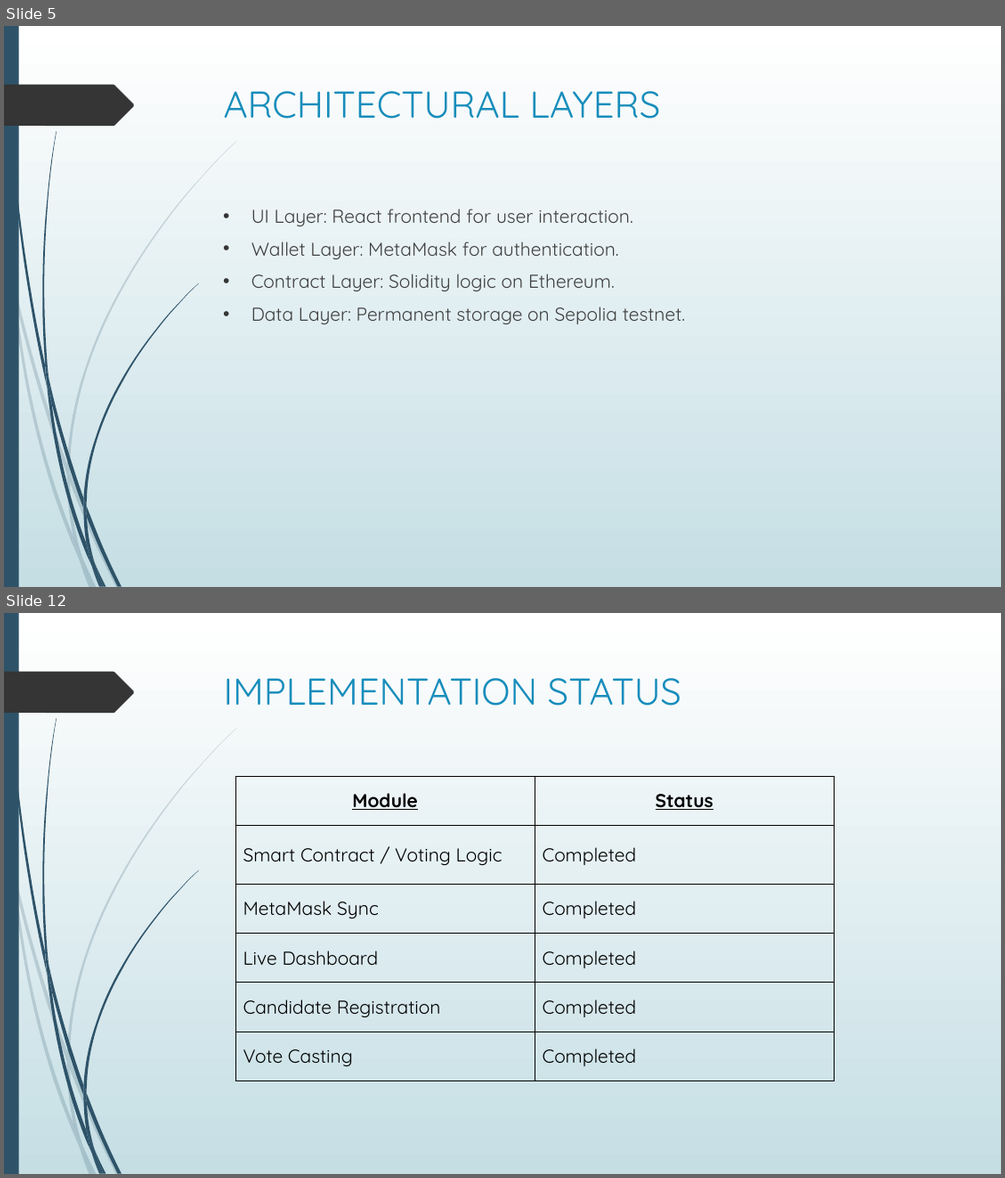
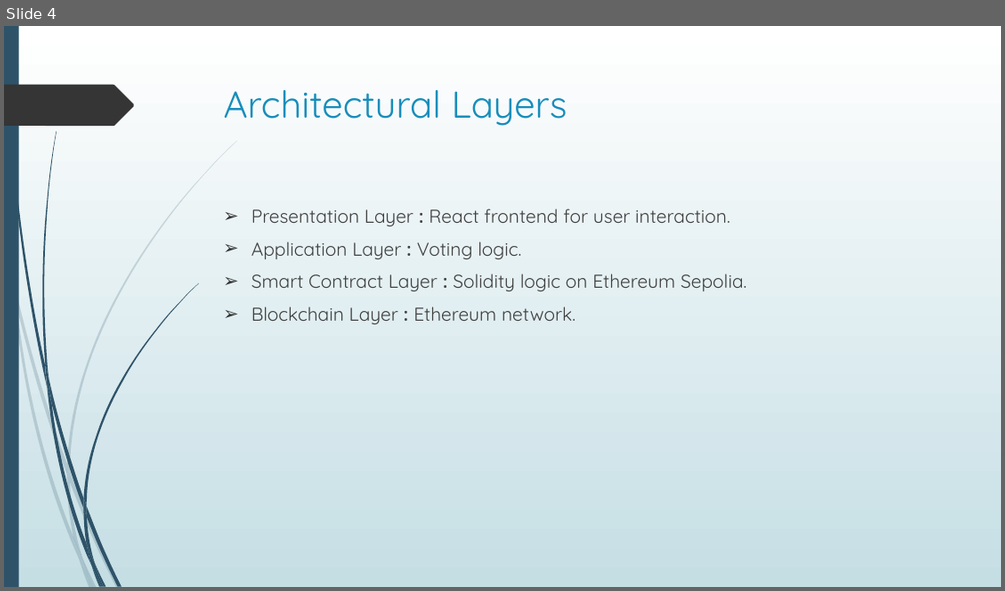
Before and after one commit to chigonglei/DAppSopolia, a slide deck: Presentation.pptx. Shown one above the other, each under a label of ours: slides 5 and 12 before the commit, slide 4 after it; the slides between them are not shown. The pictures are 1005x1178 and 1005x591 pixels, drawn with LibreOffice and Linux fonts; fonts in the diff are those of the drawing. Boxes give left, top, right and bottom in pixels: in the first picture for what was removed or moved away, otherwise in the second. Text is boxed around its words. In the diff, an @@ line names an element or a change of style, - is before the commit and + after.

```diff
--- a/Presentation.pptx
+++ b/Presentation.pptx
@@ slide 12 removed at box(4, 613, 1001, 1174), background gradient #FFFFFF to #C5DEE5; not listed: 24 template elements that a slide beside it also shows @@
@@ title removed at box(224, 678, 681, 706) @@
-IMPLEMENTATION STATUS
@@ table removed at box(235, 776, 834, 1081), 6 rows, 2 columns @@
-Module | Status
-Smart Contract / Voting Logic | Completed
-MetaMask Sync | Completed
-Live Dashboard | Completed
-Candidate Registration | Completed
-Vote Casting | Completed
@@ what was slide 5 is now slide 4 @@
@@ slide 4 changed as well @@
@@ title at box(224, 90, 567, 126): text changed @@
-ARCHITECTURAL LAYERS
+Architectural Layers
@@ text at box(251, 208, 746, 324): text changed @@
-• UI Layer: React frontend for user interaction.
-• Wallet Layer: MetaMask for authentication.
-• Contract Layer: Solidity logic on Ethereum.
-• Data Layer: Permanent storage on Sepolia testnet.
+➢ Presentation Layer : React frontend for user interaction.
+➢ Application Layer : Voting logic.
+➢ Smart Contract Layer : Solidity logic on Ethereum Sepolia.
+➢ Blockchain Layer : Ethereum network.
```
Also in this commit, not shown: 11 other slides changed, 20 slides added, 6 other slides removed, 5 other files.
